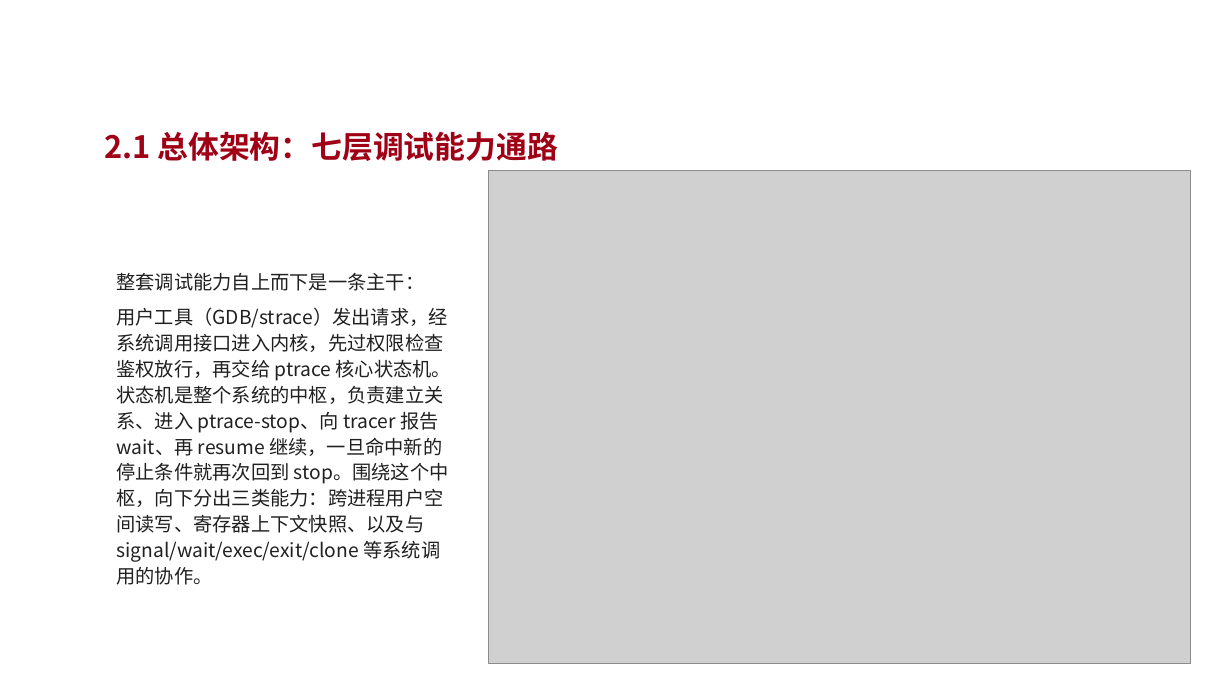
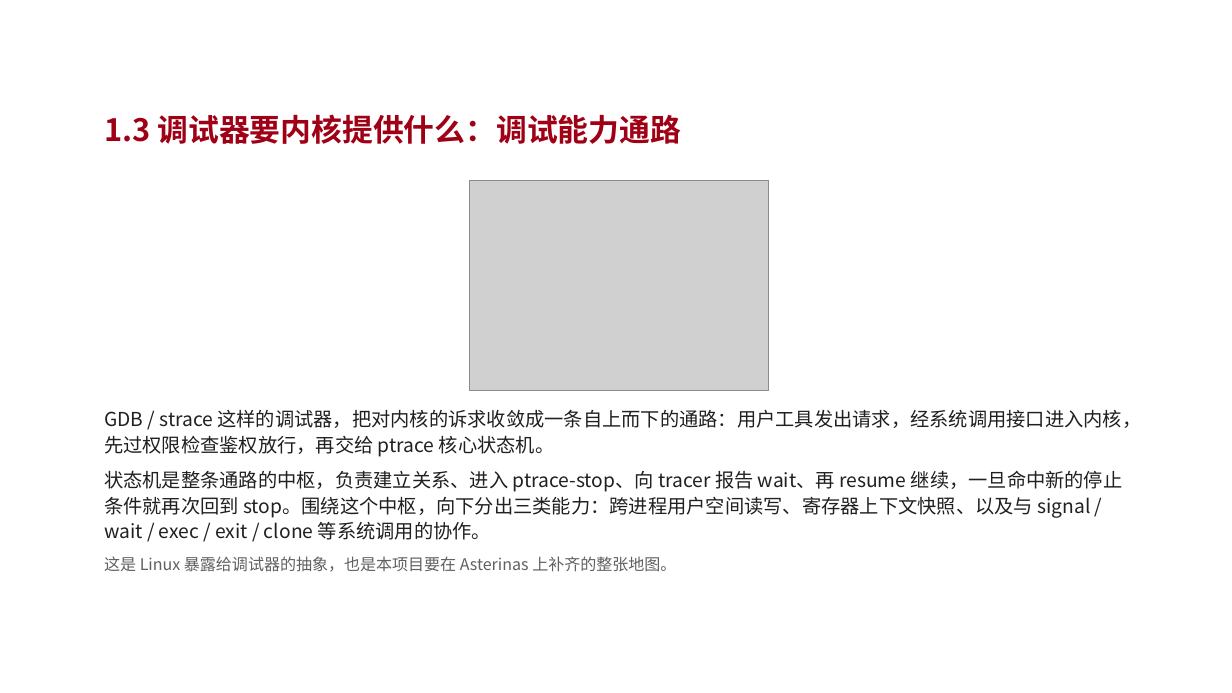
Before and after one commit to vvvvsv/asterinas, a slide deck: slide 6 of research_practice/答辩-科研实践.pptx (slide 7 before the commit). Drawn at 1232x693 pixels with LibreOffice and Linux fonts; fonts in the diff are those of the drawing; grey boxes stand for pictures; background and template pictures are left out. Boxes give left, top, right and bottom in pixels: in the first picture for what was removed or moved away, otherwise in the second. Text is boxed around its words. In the diff, an @@ line names an element or a change of style, - is before the commit and + after.

```diff
--- a/research_practice/答辩-科研实践.pptx
+++ b/research_practice/答辩-科研实践.pptx
@@ text at [104,114,682,144]: text changed @@
-2.1 总体架构：七层调试能力通路
+1.3 调试器要内核提供什么：调试能力通路
@@ picture: place and size @@
-picture at [489,170,1190,664]
+picture at [470,180,769,391]
@@ text at [104,410,1141,572]: text changed @@
-整套调试能力自上而下是一条主干：
-用户工具（GDB/strace）发出请求，经系统调用接口进入内核，先过权限检查鉴权放行，再交给 ptrace 核心状态机。状态机是整个系统的中枢，负责建立关系、进入 ptrace-stop、向 tracer 报告 wait、再 resume 继续，一旦命中新的停止条件就再次回到 stop。围绕这个中枢，向下分出三类能力：跨进程用户空间读写、寄存器上下文快照、以及与 signal/wait/exec/exit/clone 等系统调用的协作。
+GDB / strace 这样的调试器，把对内核的诉求收敛成一条自上而下的通路：用户工具发出请求，经系统调用接口进入内核，先过权限检查鉴权放行，再交给 ptrace 核心状态机。
+状态机是整条通路的中枢，负责建立关系、进入 ptrace-stop、向 tracer 报告 wait、再 resume 继续，一旦命中新的停止条件就再次回到 stop。围绕这个中枢，向下分出三类能力：跨进程用户空间读写、寄存器上下文快照、以及与 signal / wait / exec / exit / clone 等系统调用的协作。
+这是 Linux 暴露给调试器的抽象，也是本项目要在 Asterinas 上补齐的整张地图。
```
Also in this commit, not shown: 16 other slides changed, 3 slides added, 2 slides removed, 7 other files.
